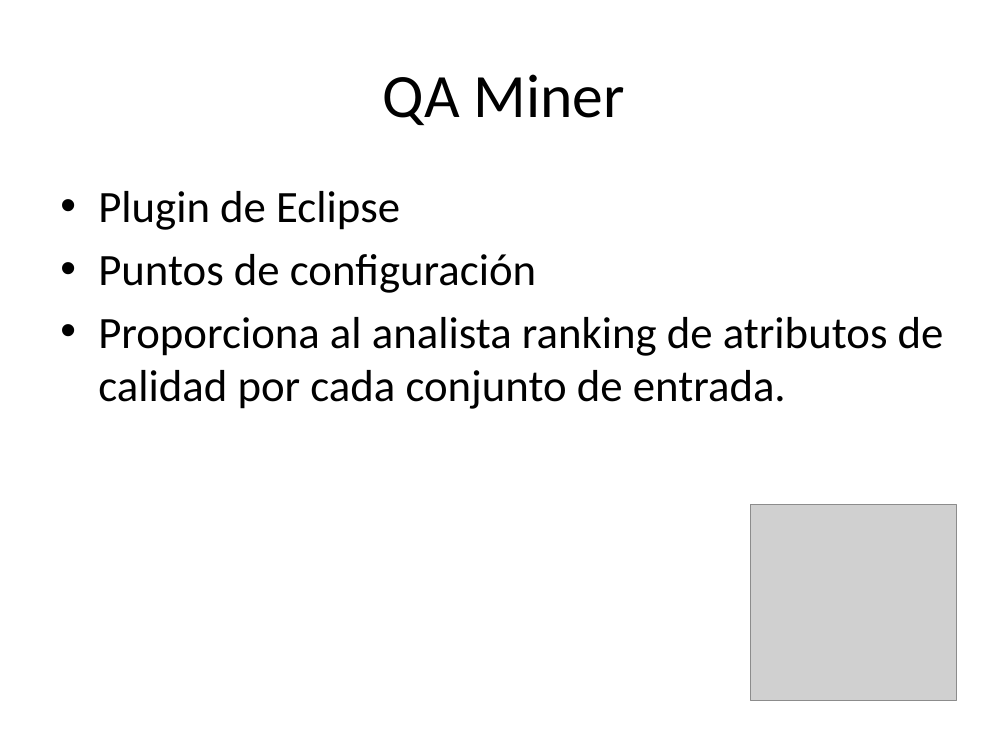
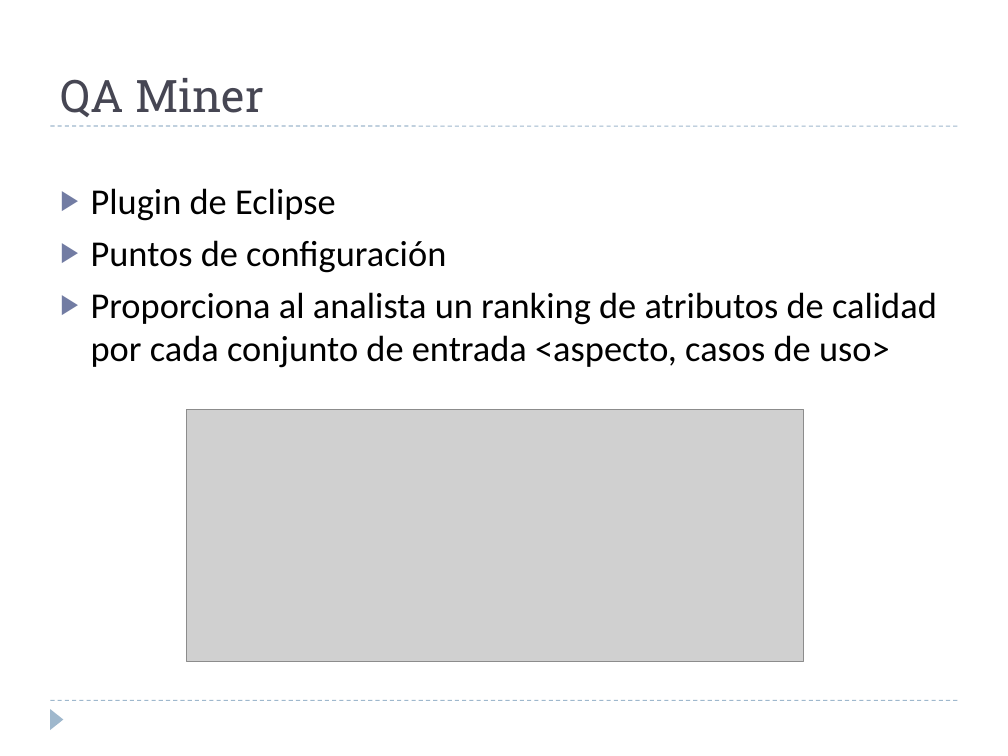
Before and after one commit to alejandrorago/qatesis2, a slide deck: slide 13 of Capitulos Finales/filiminasPeladas.pptx (slide 12 before the commit). Drawn at 1008x756 pixels with LibreOffice and Linux fonts; fonts in the diff are those of the drawing; grey boxes stand for pictures. Boxes give left, top, right and bottom in pixels: in the first picture for what was removed or moved away, otherwise in the second. Text is boxed around its words. In the diff, an @@ line names an element or a change of style, - is before the commit and + after.

```diff
--- a/Capitulos Finales/filiminasPeladas.pptx
+++ b/Capitulos Finales/filiminasPeladas.pptx
@@ title "QA Miner": place and size @@
-title "QA Miner" at (383, 74, 625, 125)
+title "QA Miner" at (60, 78, 264, 117)
@@ title "QA Miner" at (60, 78, 264, 117): size 44 to 32 pt, font Calibri to Roboto Slab, text colour #000000 to #464653; alignment centre to left; vertical alignment middle to bottom @@
@@ line added from (50, 126) to (958, 126), #9FB8CD 0.75 pt dashed @@
@@ text at (91, 188, 446, 273): size 32 to 26 pt in "Plugin de Eclipse", "Puntos de configuración"; bullet • to ▶ @@
@@ text at (91, 292, 937, 368): text changed; size 32 to 26 pt @@
-• Proporciona al analista ranking de atributos de calidad por cada conjunto de entrada.
+▶ Proporciona al analista un ranking de atributos de calidad por cada conjunto de entrada <aspecto, casos de uso>
@@ picture added at (186, 409, 804, 661) @@
@@ picture removed at (750, 505, 956, 701) @@
@@ line added from (50, 701) to (958, 701), #9FB8CD 0.75 pt dashed @@
@@ triangle added at (50, 709, 64, 730), fill #9FB8CD @@
```
Also in this commit, not shown: 23 other slides changed, 1 slide added.
